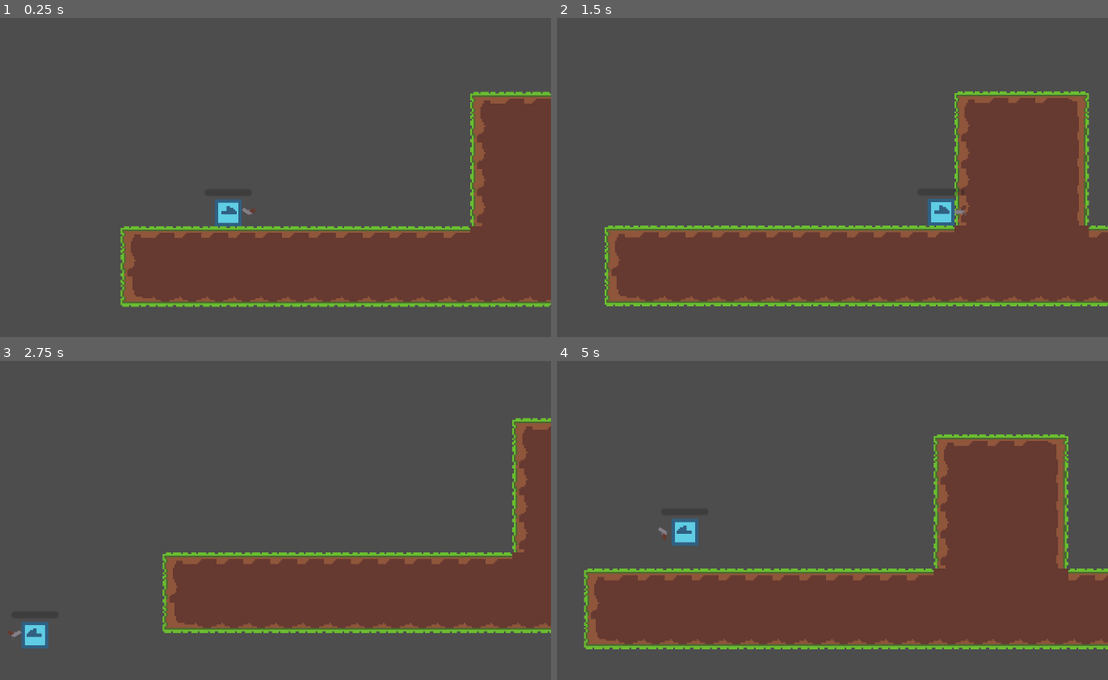
Above: before the commit, frames 1-4 (two rows, left to right).
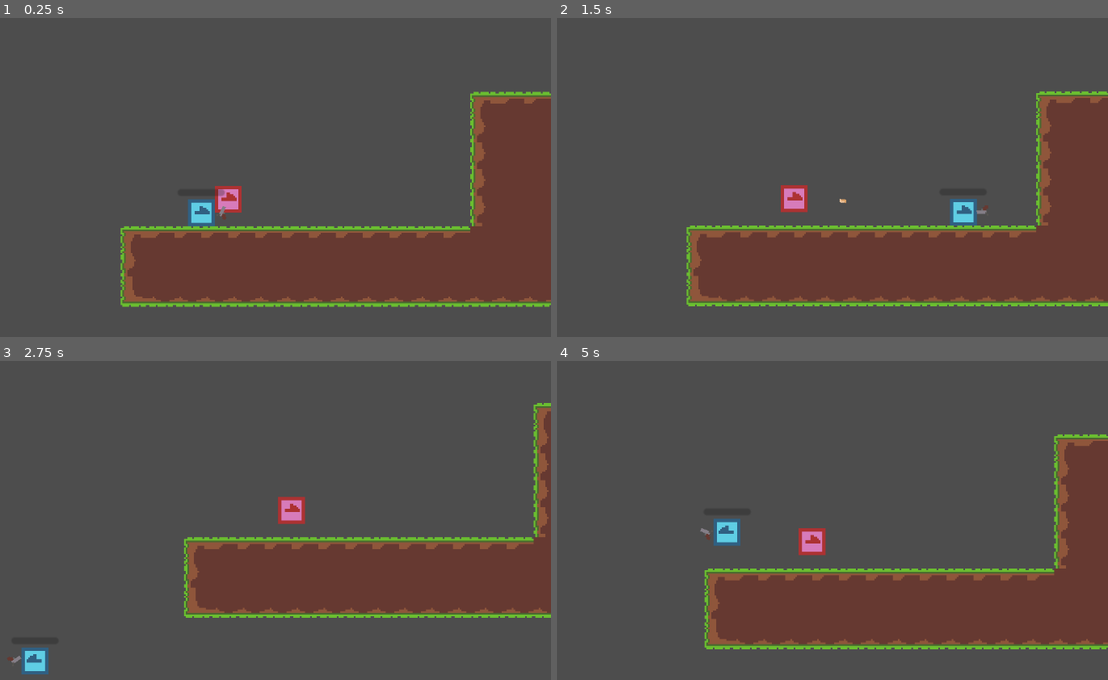
Above: after the commit, the same moments.

Repository: Jacksone2307/GodotProject
Game: Godot game, scene res://Scenes/main.tscn
The game is run twice, just before and just after one commit, with the same random seed, the same clock (stepped at 60 frames per second) and the same inputs.
Inputs (mouse positions are in pixels of both pictures, inside the frame that each line leads up to):
- Up to frame 1 (0.25 s): no input
- Up to frame 2 (1.5 s): tap Enter at 0.5 s; move the mouse to (926, 180) at 0.52 s; hold R (Keyboard_R) 0.53-1.28 s; hold Right (Right) from 0.53 s (still down); tap W (Up) at 0.77 s; move the mouse to (656, 218) at 1.27 s; click (656, 218) at 1.35 s
- Up to frame 3 (2.75 s): tap W (Up) at 1.52 s; move the mouse to (292, 463) at 2.02 s; release Right (Right) at 2.03 s; hold A (Left) from 2.03 s (still down); hold R (Keyboard_R) from 2.03 s (still down)
- Up to frame 4 (5 s): move the mouse to (755, 616) at 2.77 s; release A (Left) at 2.78 s; release R (Keyboard_R) at 2.78 s; hold Right (Right) 2.78-4.28 s; click (755, 616) at 2.85 s; tap W (Up) at 3.02, 3.77, 4.52 s; move the mouse to (981, 597) at 3.52 s; hold R (Keyboard_R) 3.53-4.28 s; move the mouse to (590, 488) at 4.27 s; hold A (Left) from 4.28 s (still down); click (590, 488) at 4.35 s

The runs differ from the first frame. In frame 1, 1.1% of the frame differs, in the area x 34-47%, y 52-66%; in frame 2, 15%; in frame 3, 14%; in frame 4, 22%, in the area x 4-100%, y 23-91%.

Commit message:
Use super(), setup collider() for bullet.

Diff:
--- a/Scenes/main.tscn
+++ b/Scenes/main.tscn
@@ -1,8 +1,9 @@
-[gd_scene load_steps=4 format=3 uid="uid://de875nv6v88cb"]
+[gd_scene load_steps=5 format=3 uid="uid://de875nv6v88cb"]
 
 [ext_resource type="Script" path="res://Scripts/main.gd" id="1_dh5ma"]
 [ext_resource type="TileSet" uid="uid://bp52pqvp3wfee" path="res://Tileset/grass.tres" id="1_jvowu"]
 [ext_resource type="PackedScene" uid="uid://ctcd5q0jkeuan" path="res://Scenes/player.tscn" id="2_2jgd2"]
+[ext_resource type="PackedScene" uid="uid://b32twcrnffrpt" path="res://Scenes/monkey_basic.tscn" id="4_h338m"]
 
 [node name="Node2D" type="Node2D"]
 script = ExtResource("1_dh5ma")
@@ -12,3 +13,5 @@
 tile_set = ExtResource("1_jvowu")
 format = 2
 layer_0/tile_data = PackedInt32Array(196626, 131072, 2, 131090, 131072, 1, 65554, 131072, 0, 196625, 65536, 2, 131089,  …(2395 unchanged characters)…
+
+[node name="CharacterBody2D" parent="." instance=ExtResource("4_h338m")]
--- a/Scenes/monkey_basic.tscn
+++ b/Scenes/monkey_basic.tscn
@@ -3,17 +3,15 @@
 [ext_resource type="Script" path="res://Scripts/MonkeyBasic.gd" id="1_8htfm"]
 [ext_resource type="Texture2D" uid="uid://dc6v4erc5siw5" path="res://sprites/enemy.png" id="2_cmqy6"]
 
-[sub_resource type="RectangleShape2D" id="RectangleShape2D_172g6"]
+[sub_resource type="RectangleShape2D" id="RectangleShape2D_y4f12"]
 size = Vector2(16, 16)
 
-[node name="MonkeyBasic" type="Node2D"]
+[node name="CharacterBody2D" type="CharacterBody2D" node_paths=PackedStringArray("collider")]
 script = ExtResource("1_8htfm")
-health = null
+collider = NodePath("CollisionShape2D2")
 
-[node name="CharacterBody2D" type="CharacterBody2D" parent="."]
-
-[node name="Sprite2D" type="Sprite2D" parent="CharacterBody2D"]
+[node name="Sprite2D2" type="Sprite2D" parent="."]
 texture = ExtResource("2_cmqy6")
 
-[node name="CollisionShape2D" type="CollisionShape2D" parent="CharacterBody2D"]
-shape = SubResource("RectangleShape2D_172g6")
+[node name="CollisionShape2D2" type="CollisionShape2D" parent="."]
+shape = SubResource("RectangleShape2D_y4f12")
--- a/Scenes/monkeys.tscn
+++ b/Scenes/monkeys.tscn
@@ -1,9 +1,6 @@
-[gd_scene load_steps=3 format=3 uid="uid://b2gy27xkv6g6e"]
+[gd_scene load_steps=2 format=3 uid="uid://b2gy27xkv6g6e"]
 
 [ext_resource type="Script" path="res://Scripts/monkeys.gd" id="1_p3jhy"]
-[ext_resource type="PackedScene" uid="uid://b32twcrnffrpt" path="res://Scenes/monkey_basic.tscn" id="2_ivwfw"]
 
-[node name="Monkey" type="Node2D"]
+[node name="Monkey" type="CharacterBody2D"]
 script = ExtResource("1_p3jhy")
-
-[node name="MonkeyBasic" parent="." instance=ExtResource("2_ivwfw")]
--- a/Scripts/Character.gd
+++ b/Scripts/Character.gd
@@ -5,3 +5,10 @@
 @export var health = 100
 @export var health_bar: ProgressBar
 @export var collider: CollisionShape2D
+
+var gravity = ProjectSettings.get_setting("physics/2d/default_gravity")
+
+func _physics_process(delta):
+	# Add the gravity.
+	if not is_on_floor():
+		velocity.y += gravity * delta
--- a/Scripts/MonkeyBasic.gd
+++ b/Scripts/MonkeyBasic.gd
@@ -7,5 +7,5 @@
 
 
 # Called every frame. 'delta' is the elapsed time since the previous frame.
-func _process(delta):
-	pass
+func _physics_process(delta):
+	super(delta)
--- a/Scripts/Player.gd
+++ b/Scripts/Player.gd
@@ -7,15 +7,13 @@
 const MAX_NUM_JUMPS = 2
 var num_jumps = 2
 
-# Get the gravity from the project settings to be synced with RigidBody nodes.
-var gravity = ProjectSettings.get_setting("physics/2d/default_gravity")
 
 
 func _physics_process(delta):
-	# Add the gravity.
-	if not is_on_floor():
-		velocity.y += gravity * delta
-	else:
+
+	super(delta)
+
+	if is_on_floor():
 		num_jumps = MAX_NUM_JUMPS
 
 	# Handle jump.
--- a/Scripts/bullet.gd
+++ b/Scripts/bullet.gd
@@ -16,6 +16,7 @@
 
 
 	if collision:
+		var collider = collision.get_collider()
 		queue_free()
 
 
--- a/Scripts/monkeys.gd
+++ b/Scripts/monkeys.gd
@@ -8,5 +8,5 @@
 
 
 # Called every frame. 'delta' is the elapsed time since the previous frame.
-func _process(delta):
-	pass
+func _physics_process(delta):
+	super(delta)
